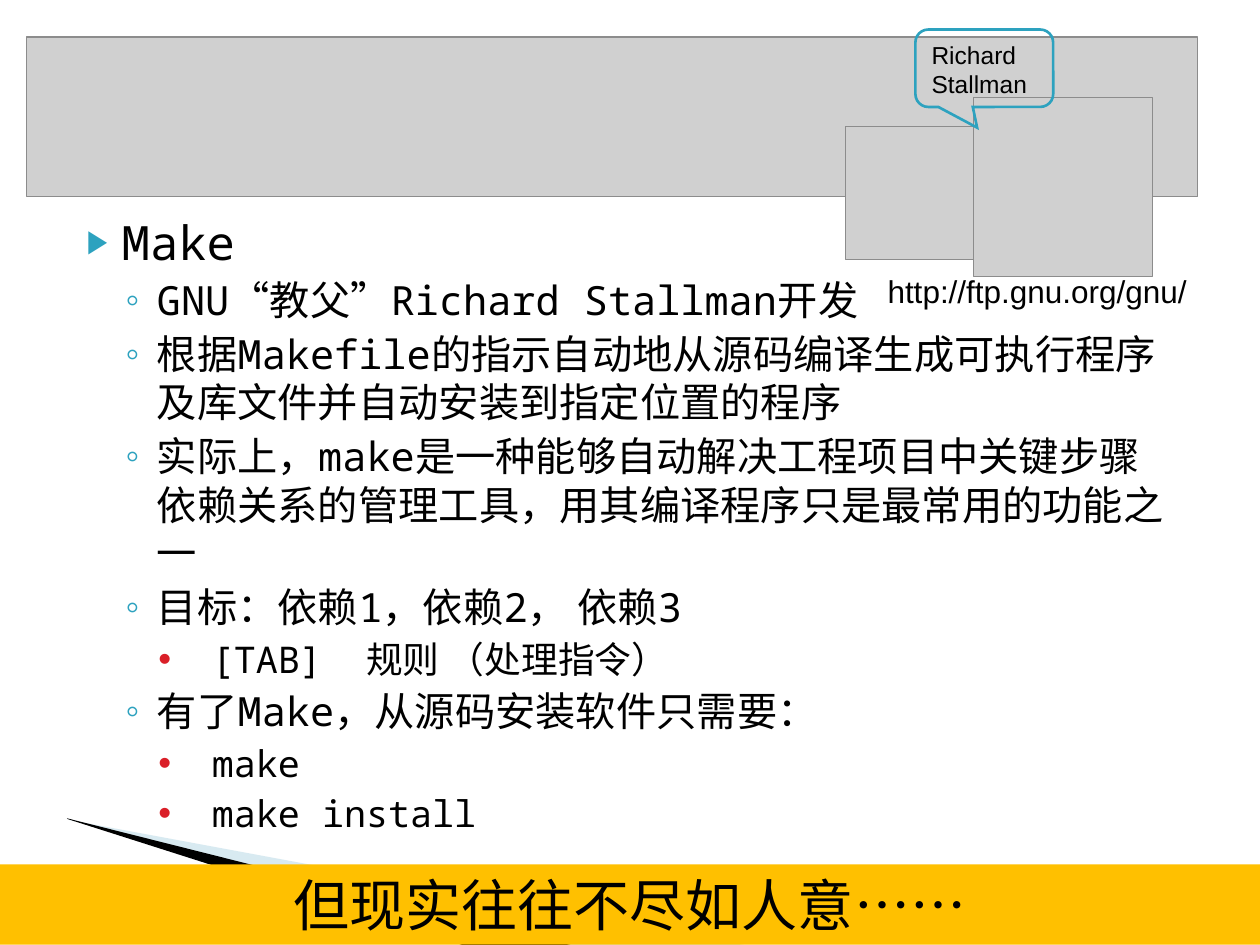
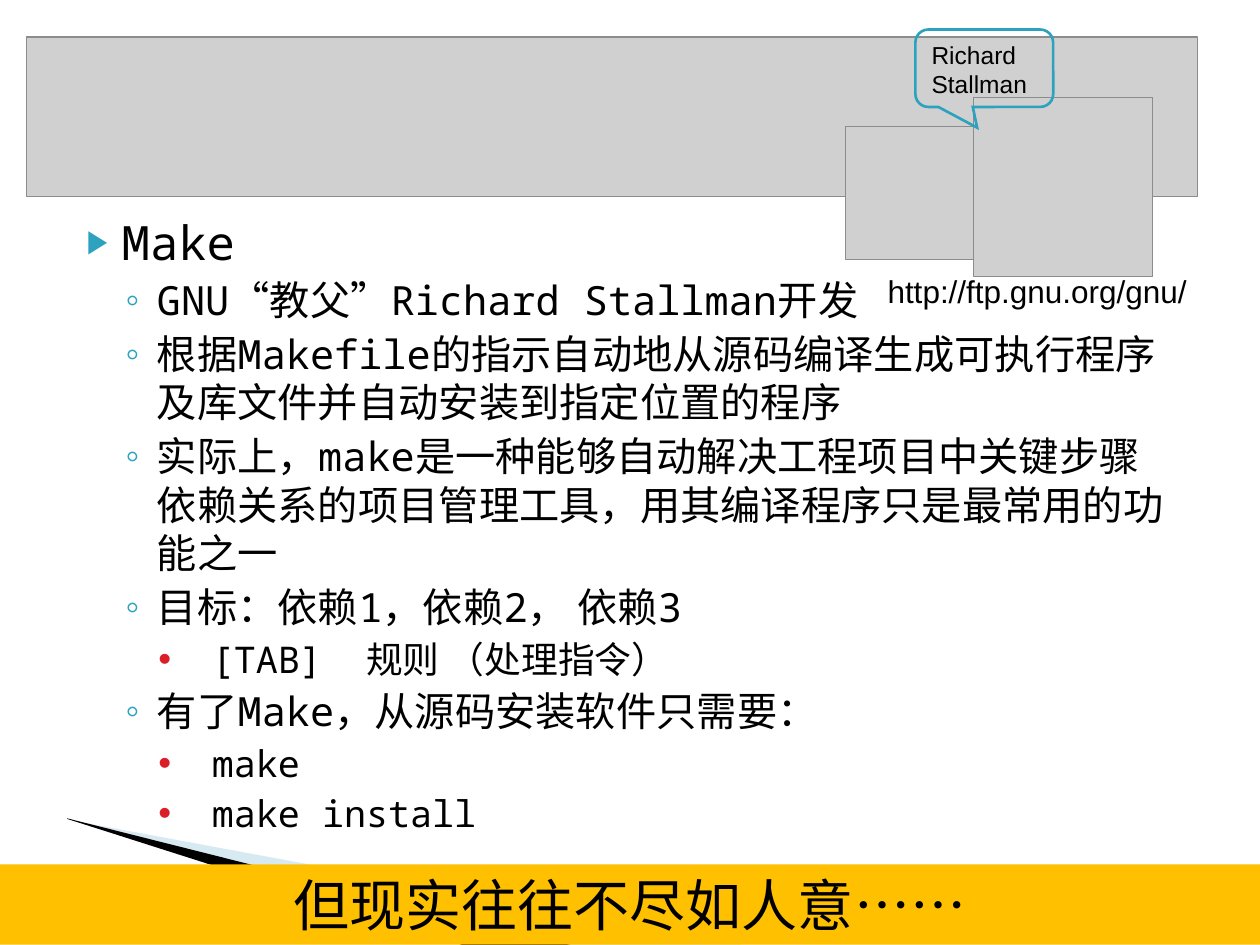
Before and after one commit to L3w1s-L1u/_outline, a slide deck: slide 11 of Linux_Server_2015/Linux包管理器和源码编译.ppt. Drawn at 1260x945 pixels with LibreOffice and Linux fonts; fonts in the diff are those of the drawing; grey boxes stand for pictures; background and template pictures are left out. Boxes give left, top, right and bottom in pixels: in the first picture for what was removed or moved away, otherwise in the second. Text is boxed around its words. In the diff, an @@ line names an element or a change of style, - is before the commit and + after.

```diff
--- a/Linux_Server_2015/Linux包管理器和源码编译.ppt
+++ b/Linux_Server_2015/Linux包管理器和源码编译.ppt
@@ text at bbox=[157, 437, 1164, 572]: text changed @@
-  ◦ 实际上，make是一种能够自动解决工程项目中关键步骤依赖关系的管理工具，用其编译程序只是最常用的功能之一
+  ◦ 实际上，make是一种能够自动解决工程项目中关键步骤依赖关系的项目管理工具，用其编译程序只是最常用的功能之一
```
Also in this commit, not shown: 4 other slides changed, 1 slide added, 1 slide removed.
